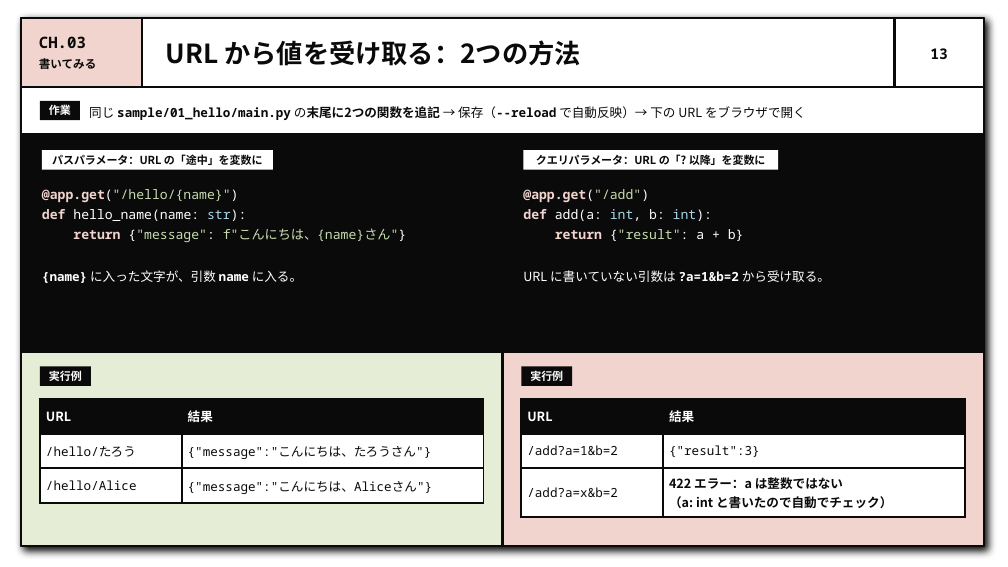
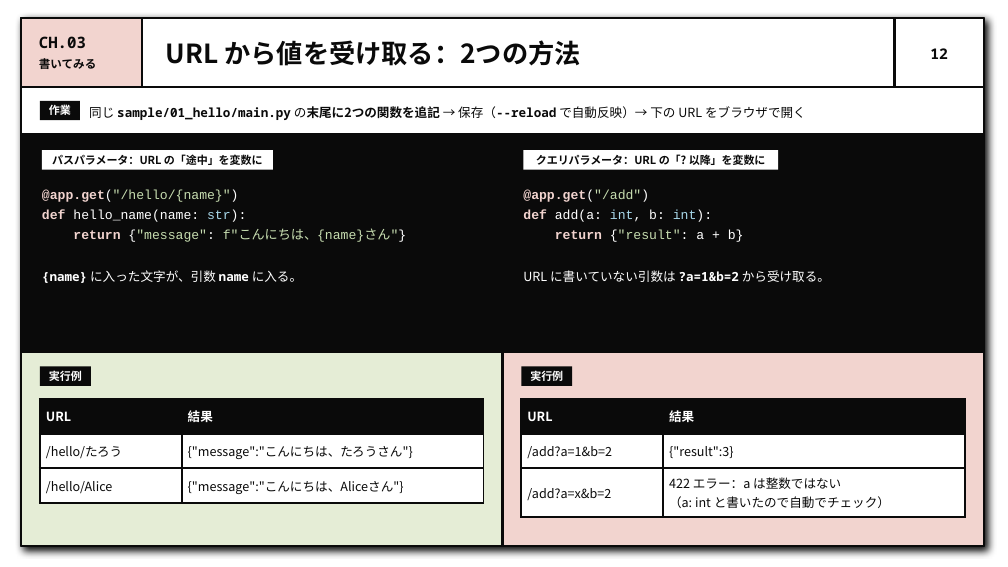
Before and after one commit to Luca-blue/study-fast-api, a slide deck: slide 12 of slides/fastapi-intro.pptx (slide 13 before the commit). Drawn at 1008x567 pixels with LibreOffice and Linux fonts; fonts in the diff are those of the drawing. Boxes give left, top, right and bottom in pixels: in the first picture for what was removed or moved away, otherwise in the second. Text is boxed around its words. In the diff, an @@ line names an element or a change of style, - is before the commit and + after.

```diff
--- a/slides/fastapi-intro.pptx
+++ b/slides/fastapi-intro.pptx
@@ page number at <box>930,48,948,59</box>: text changed @@
-13
+12
@@ text "@app.get("/hello/{name}")" at <box>42,190,406,242</box>: font Noto Sans Mono to Courier New; font Noto Sans Mono to Noto Sans CJK JP in "f"こんにちは、{name}さん"}" @@
@@ text "@app.get("/add")" at <box>523,190,744,242</box>: font Noto Sans Mono to Courier New @@
@@ table at <box>40,399,484,504</box> @@
@@ font Noto Sans Mono to Noto Sans CJK JP @@
@@ table at <box>522,399,966,512</box> @@
@@ font Noto Sans Mono to Noto Sans CJK JP in "/add?a=1&b=2", "{"result":3}", "/add?a=x&b=2" @@
@@ bold off in "422 エラー：a は整数ではない", "（a: int と書いたので自動でチェック）" @@
```
Also in this commit, not shown: 25 other slides changed, 1 slide added, 7 other files.
